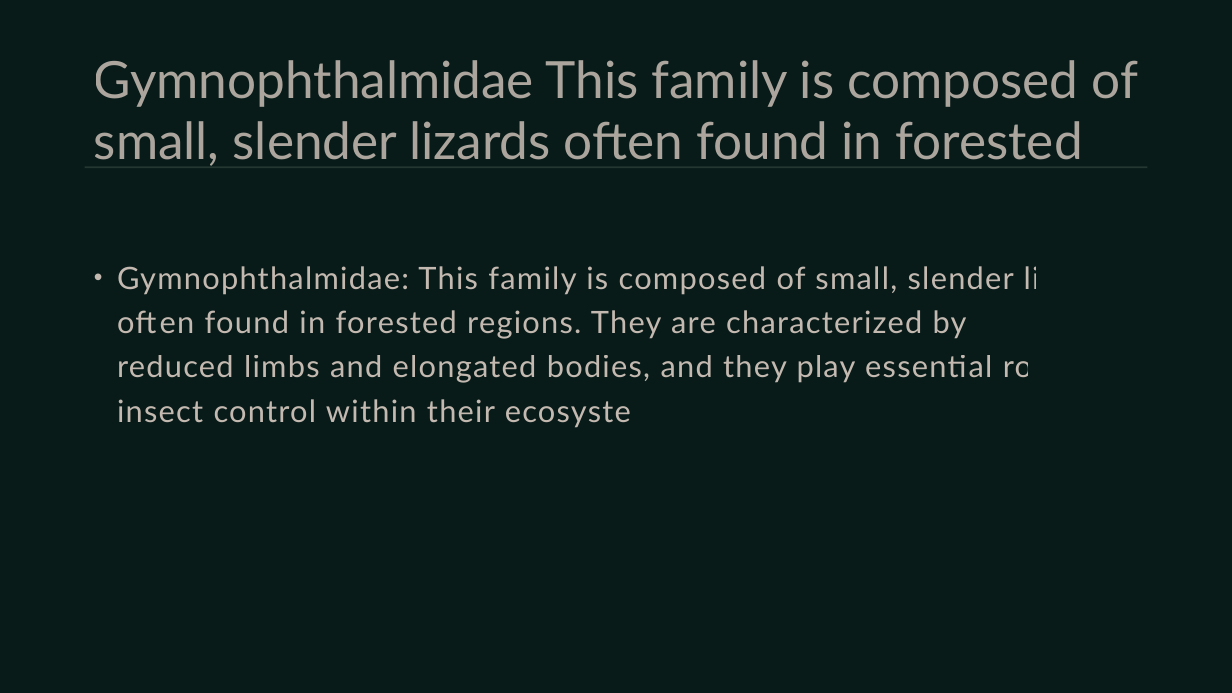
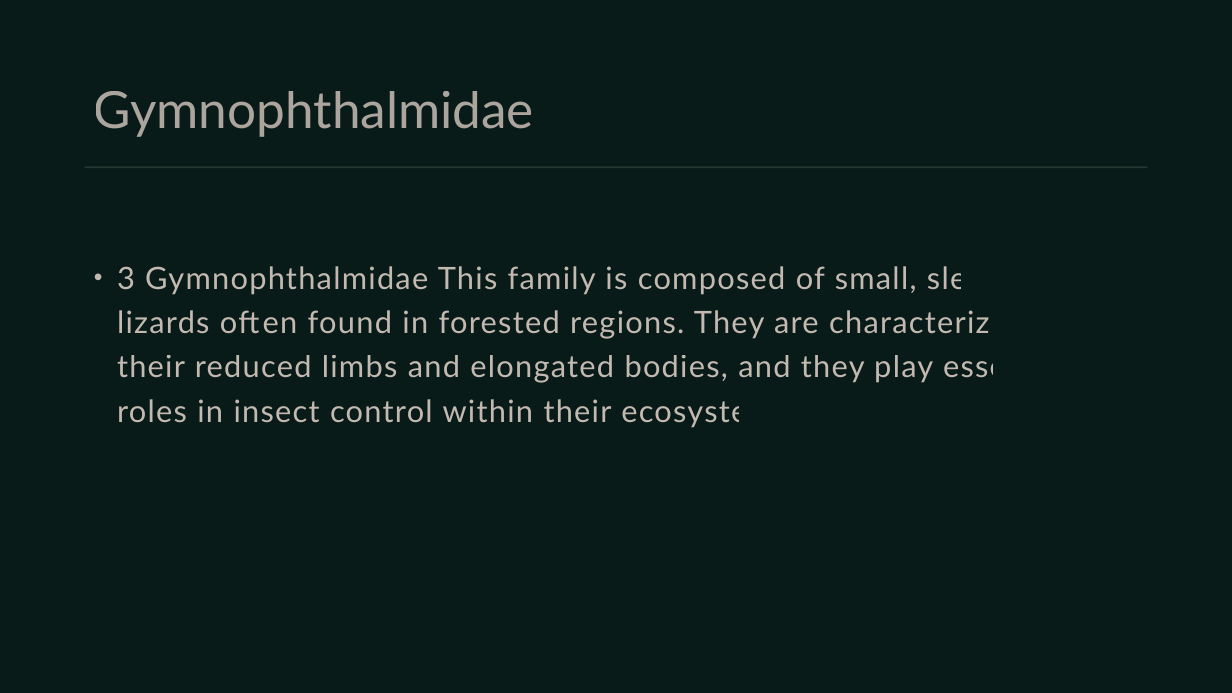
Before and after one commit to umarrasool15/Research2SlidesWebApp, a slide deck: slide 6 of pdfextraction/content/output/A Survey of South American Lizards Biodiversity and Ecological.pptx (slide 4 before the commit). Drawn at 1232x693 pixels with LibreOffice and Linux fonts; fonts in the diff are those of the drawing. Boxes give left, top, right and bottom in pixels: in the first picture for what was removed or moved away, otherwise in the second. Text is boxed around its words. In the diff, an @@ line names an element or a change of style, - is before the commit and + after.

```diff
--- a/pdfextraction/content/output/A Survey of South American Lizards Biodiversity and Ecological.pptx
+++ b/pdfextraction/content/output/A Survey of South American Lizards Biodiversity and Ecological.pptx
@@ title at box(94, 91, 534, 137): text changed @@
-Gymnophthalmidae This family is composed of small, slender lizards often found in forested
+Gymnophthalmidae
@@ text at box(117, 266, 1070, 428): text changed @@
-• Gymnophthalmidae: This family is composed of small, slender lizards often found in forested regions. They are characterized by their reduced limbs and elongated bodies, and they play essential roles in insect control within their ecosystems.
+• 3 Gymnophthalmidae This family is composed of small, slender lizards often found in forested regions. They are characterized by their reduced limbs and elongated bodies, and they play essential roles in insect control within their ecosystems.
```
Also in this commit, not shown: 10 other slides changed, 8 slides added, 2 slides removed, 48 other files.
